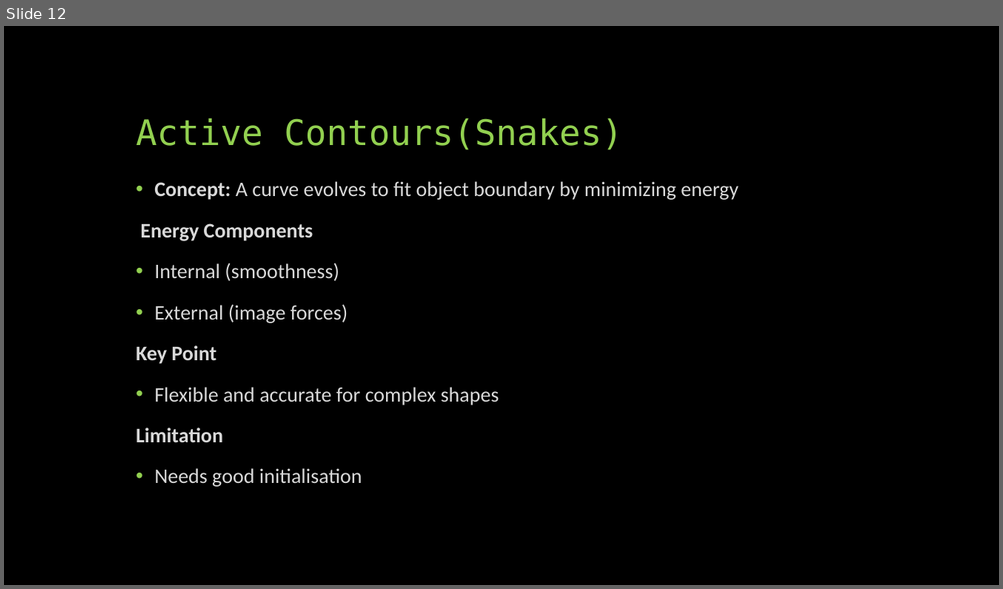
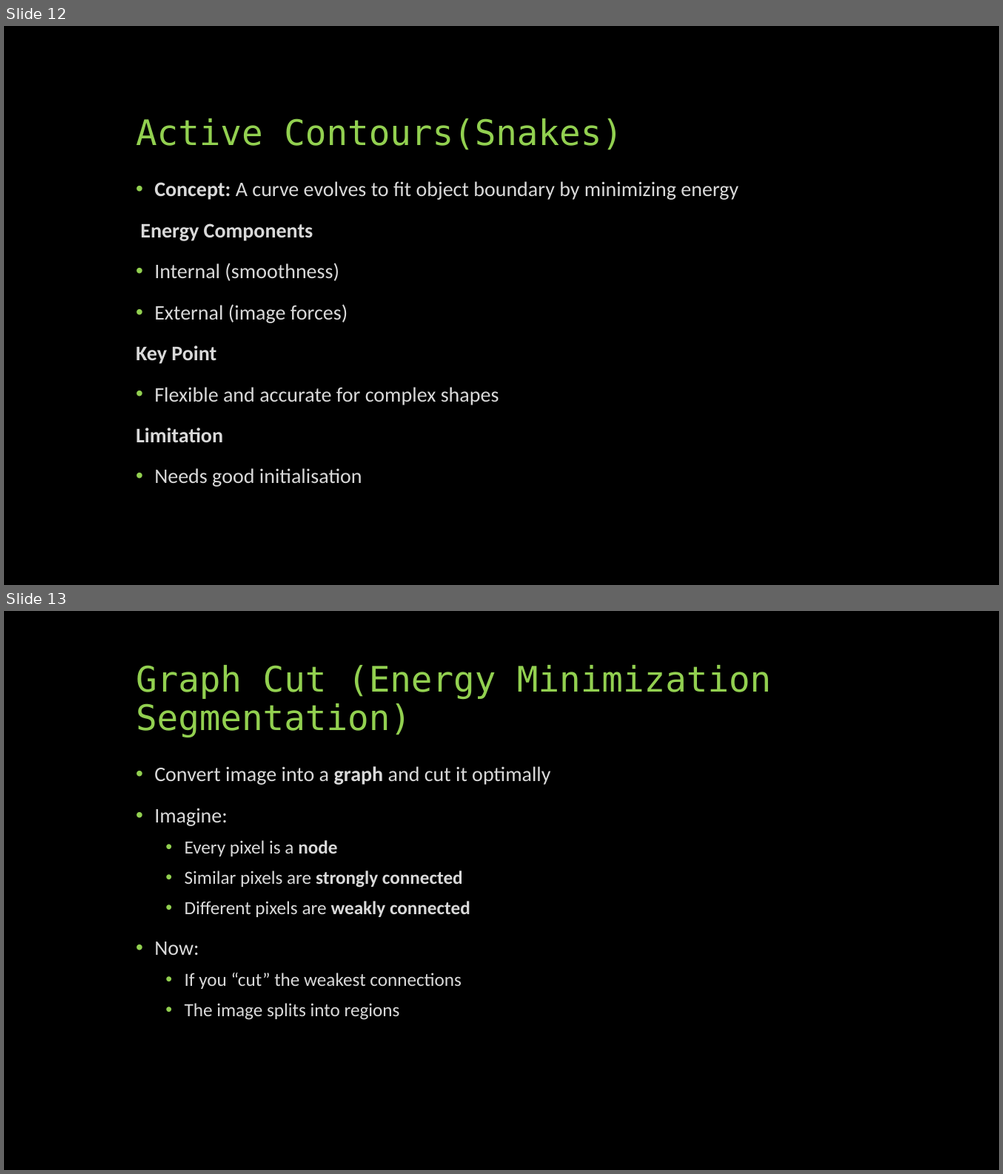
Before and after one commit to SreejithRajan-Lab/Computer-Vision, a slide deck: Presentations/Computer Vision – Module 4 .pptx. Shown one above the other, each under a label of ours: slide 12 before the commit, slides 12 and 13 after it. The pictures are 1003x589 and 1003x1174 pixels, drawn with LibreOffice and Linux fonts; fonts in the diff are those of the drawing. Boxes give left, top, right and bottom in pixels: in the first picture for what was removed or moved away, otherwise in the second. Text is boxed around its words. In the diff, an @@ line names an element or a change of style, - is before the commit and + after.

```diff
--- a/Presentations/Computer Vision – Module 4 .pptx
+++ b/Presentations/Computer Vision – Module 4 .pptx
@@ slide 13 added at [4, 611, 999, 1170], background #000000 @@
@@ title added at [136, 665, 771, 738], 34 pt, text #92D050 @@
+Graph Cut (Energy Minimization Segmentation)
@@ text added at [154, 766, 550, 1020], 18 pt, text #D9D9D9 @@
+• Convert image into a graph and cut it optimally
+• Imagine:
+  • Every pixel is a node
+  • Similar pixels are strongly connected
+  • Different pixels are weakly connected
+• Now:
+  • If you “cut” the weakest connections
+  • The image splits into regions
```
Also in this commit, not shown: 19 other slides added, 2 other files.
